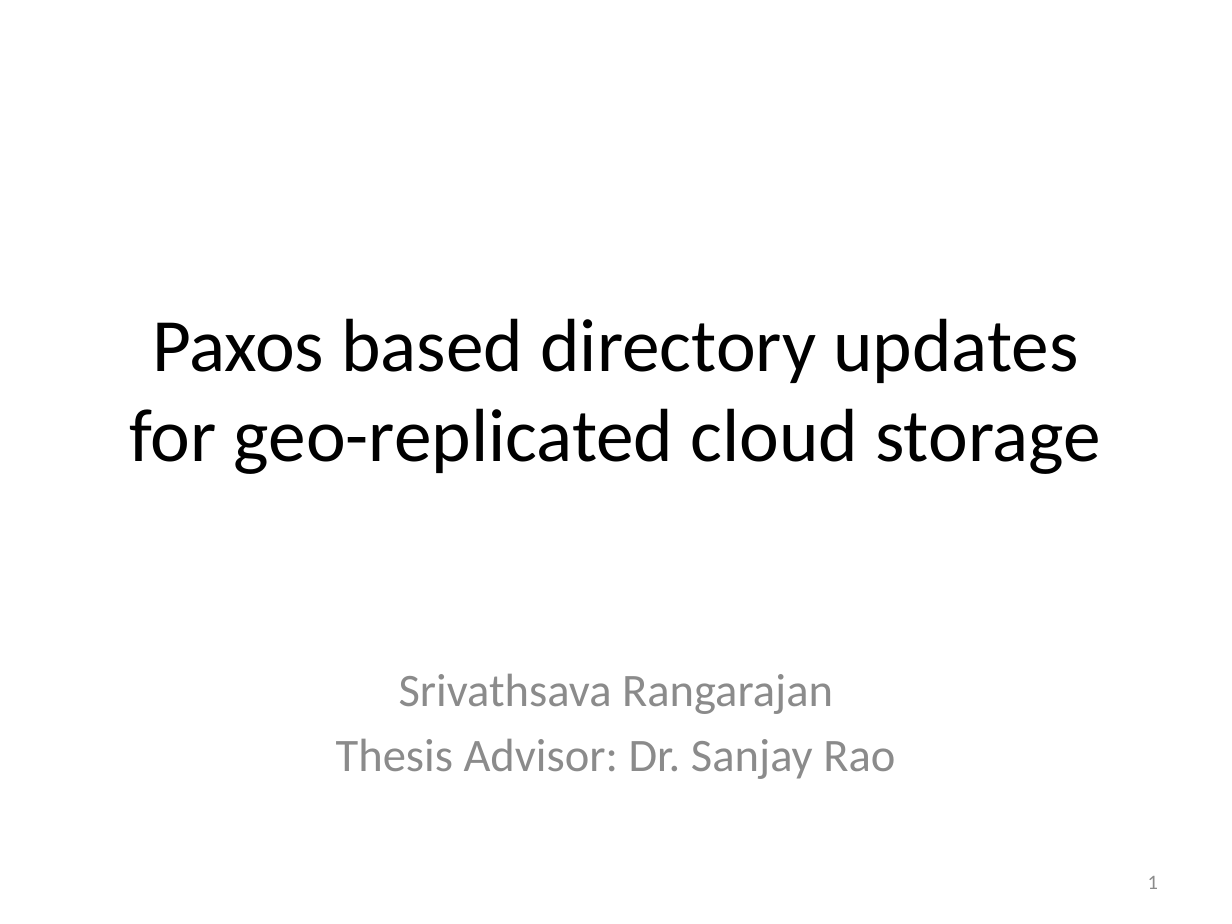
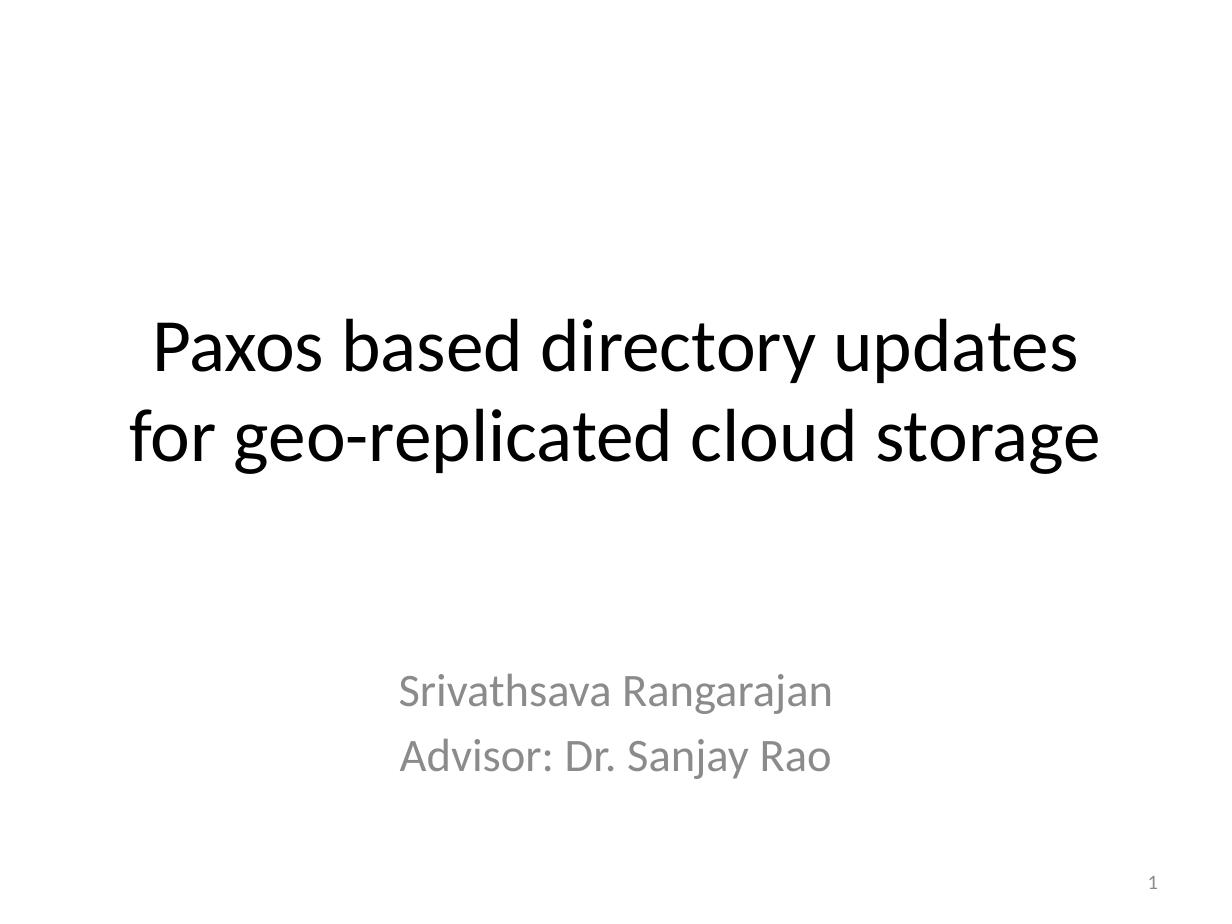
Before and after one commit to Slania/JPaxos-1, a slide deck: slide 1 of Paxos based directory updates for geo-replicated cloud storage.pptx. Drawn at 1232x924 pixels with LibreOffice and Linux fonts; fonts in the diff are those of the drawing. Boxes give left, top, right and bottom in pixels: in the first picture for what was removed or moved away, otherwise in the second. Text is boxed around its words. In the diff, an @@ line names an element or a change of style, - is before the commit and + after.

```diff
--- a/Paxos based directory updates for geo-replicated cloud storage.pptx
+++ b/Paxos based directory updates for geo-replicated cloud storage.pptx
@@ subtitle at (400,738,832,779): text changed @@
-Thesis Advisor: Dr. Sanjay Rao
+Advisor: Dr. Sanjay Rao
```
Also in this commit, not shown: 2 other slides changed.
